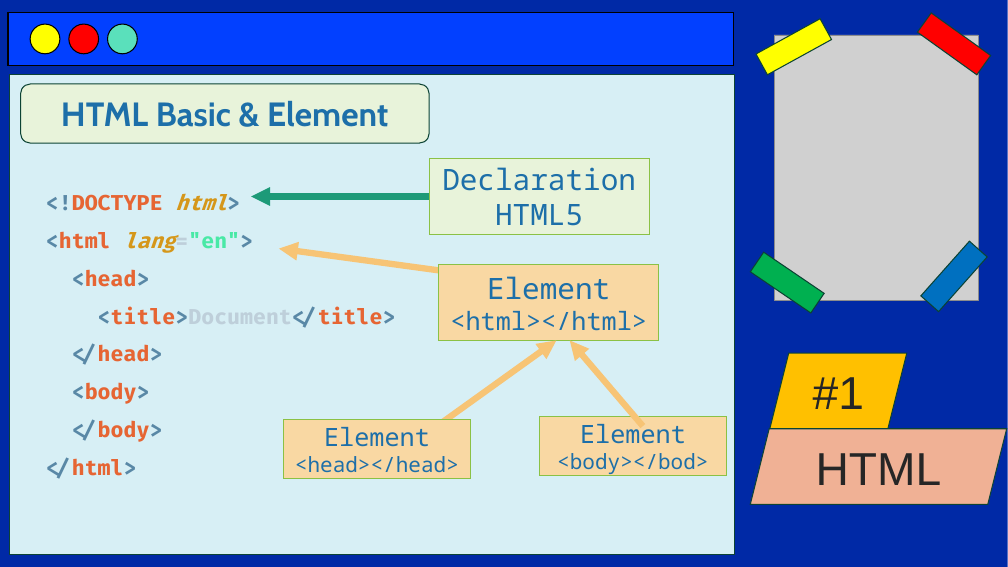
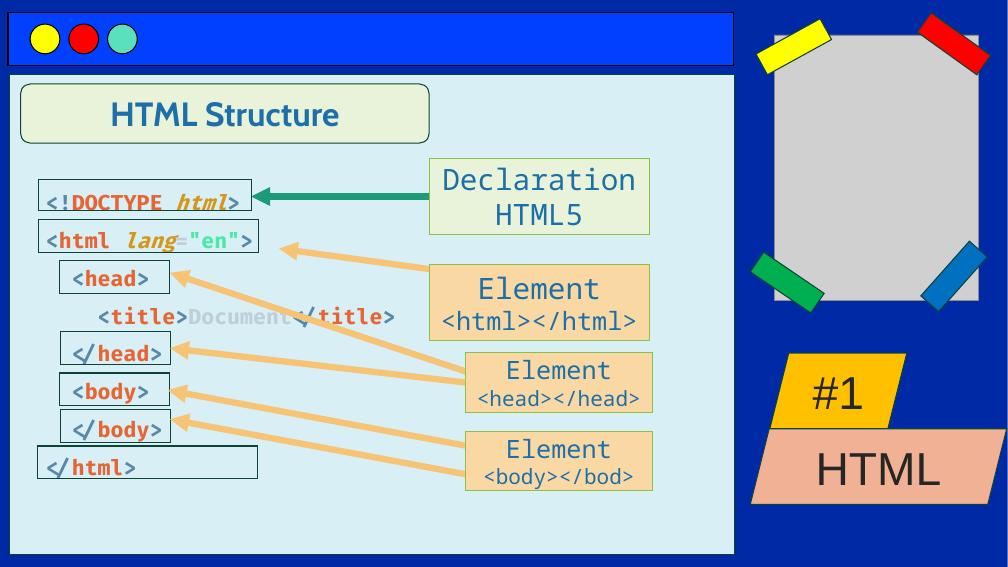
Before and after one commit to codewithjoees/courses-software-developer-complete, a slide deck: slide 6 of ppt/1.html/html.pptx. Drawn at 1008x567 pixels with LibreOffice and Linux fonts; fonts in the diff are those of the drawing; grey boxes stand for pictures. Boxes give left, top, right and bottom in pixels: in the first picture for what was removed or moved away, otherwise in the second. Text is boxed around its words. In the diff, an @@ line names an element or a change of style, - is before the commit and + after.

```diff
--- a/ppt/1.html/html.pptx
+++ b/ppt/1.html/html.pptx
@@ text in rounded rectangle at box(110, 102, 339, 127): text changed @@
-HTML Basic & Element
+HTML Structure
@@ rectangle added at box(39, 179, 251, 210), outline #0D4335 1 pt @@
@@ rectangle added at box(39, 220, 259, 253), outline #0D4335 1 pt @@
@@ rectangle added at box(60, 261, 169, 293), outline #0D4335 1 pt @@
@@ rectangle "Element <html></html>": place and size @@
-rectangle "Element <html></html>" at box(439, 265, 659, 340)
+rectangle "Element <html></html>" at box(430, 265, 650, 340)
@@ arrow moved from (443, 422) - (557, 340) to (476, 375) - (170, 273) @@
@@ rectangle added at box(61, 332, 170, 364), outline #0D4335 1 pt @@
@@ arrow added from (465, 383) to (170, 349), #F7C475 6 pt @@
@@ rectangle "Element <head></head>": place and size @@
-rectangle "Element <head></head>" at box(284, 420, 471, 479)
+rectangle "Element <head></head>" at box(465, 353, 653, 412)
@@ rectangle added at box(60, 373, 169, 405), outline #0D4335 1 pt @@
@@ rectangle added at box(61, 410, 170, 442), outline #0D4335 1 pt @@
@@ arrow added from (473, 447) to (168, 390), #F7C475 6 pt @@
@@ rectangle added at box(38, 446, 258, 479), outline #0D4335 1 pt @@
@@ arrow moved from (643, 426) - (570, 340) to (476, 476) - (170, 420) @@
@@ rectangle "Element <body></bod>": place and size @@
-rectangle "Element <body></bod>" at box(539, 416, 727, 475)
+rectangle "Element <body></bod>" at box(465, 432, 653, 491)
```
Also in this commit, not shown: 30 other files.
